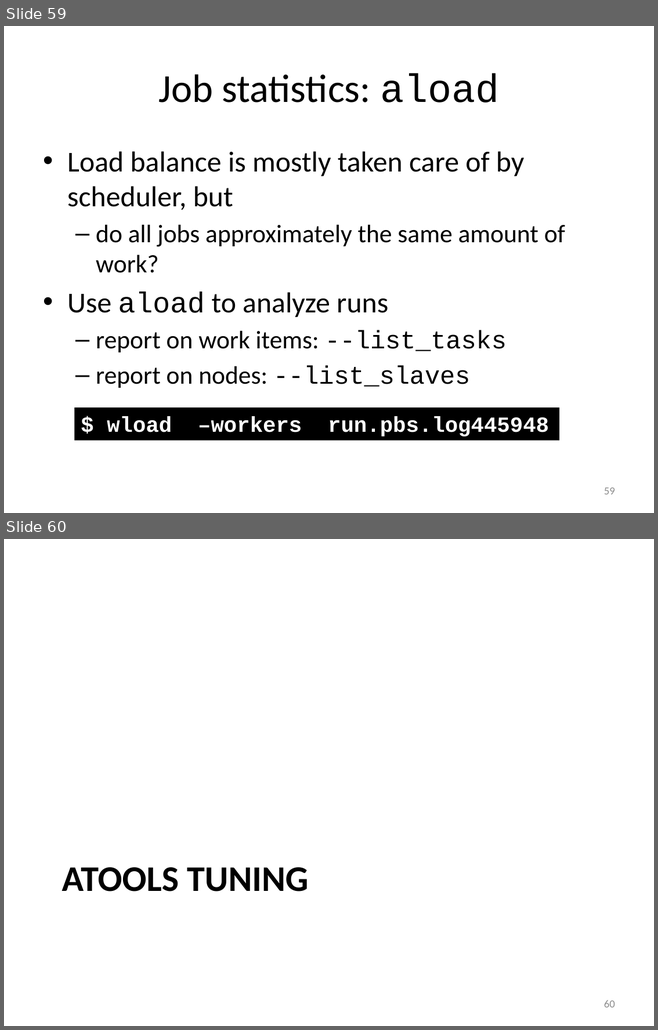
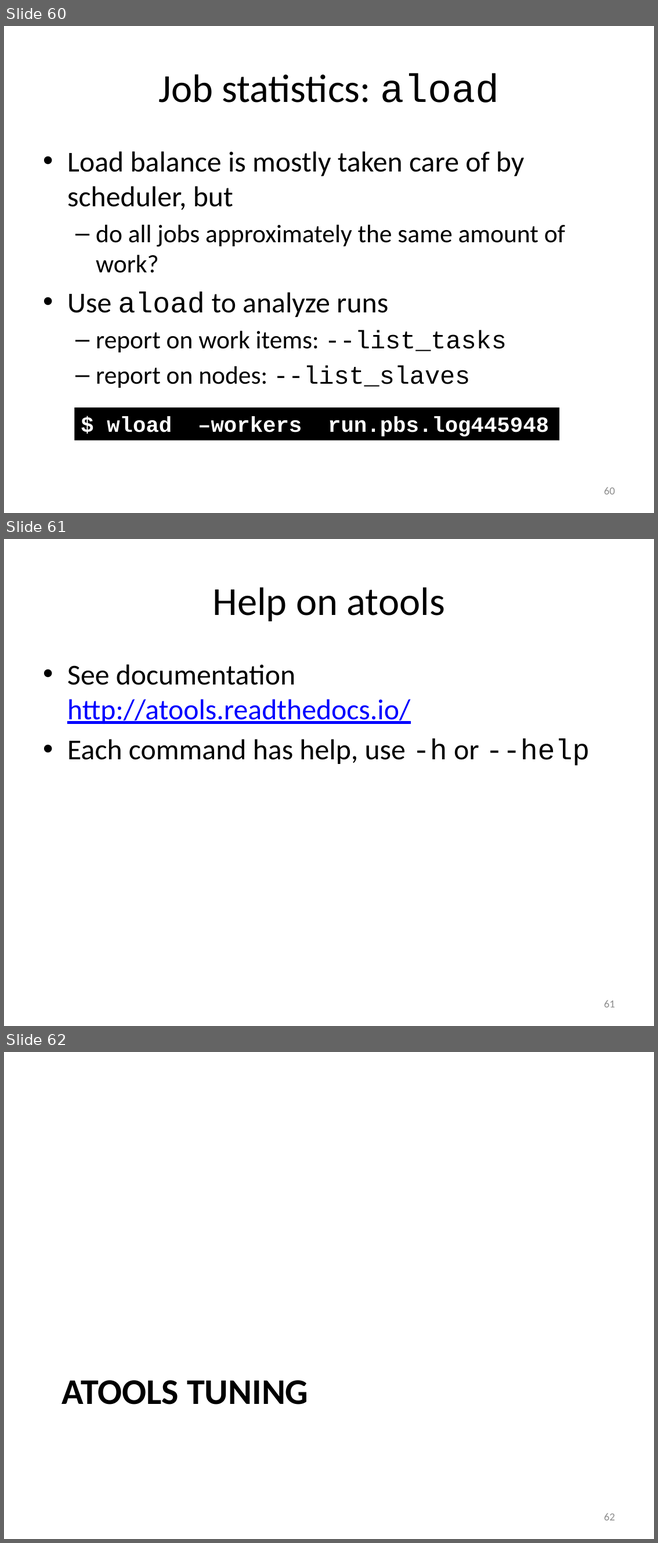
Before and after one commit to gjbex/training-material, a slide deck: Misc/worker_atools.pptx. Shown one above the other, each under a label of ours: slides 59 and 60 before the commit, slides 60, 61 and 62 after it. The pictures are 658x1030 and 658x1543 pixels, drawn with LibreOffice and Linux fonts; fonts in the diff are those of the drawing. Boxes give left, top, right and bottom in pixels: in the first picture for what was removed or moved away, otherwise in the second. Text is boxed around its words. In the diff, an @@ line names an element or a change of style, - is before the commit and + after.

Commit message:
Add slides on how to get help

```diff
--- a/Misc/worker_atools.pptx
+++ b/Misc/worker_atools.pptx
@@ slide 61 added at (4,539,654,1026), background #FFFFFF @@
@@ title added at (213,587,445,621), 44 pt, text #000000 @@
+Help on atools
@@ text added at (67,664,589,766), 32 pt, text #000000 @@
+• See documentation
+  http://atools.readthedocs.io/
+• Each command has help, use -h or --help
@@ page number added at (604,1000,615,1008), 12 pt, text #8C8C8C @@
+61
@@ what was slide 59 is now slide 60 @@
@@ page number at (604,487,615,495): text changed @@
-59
+60
@@ what was slide 60 is now slide 62 @@
@@ page number at (604,1513,615,1521): text changed @@
-60
+62
```
Also in this commit, not shown: 4 slides changed, 1 other slide added.
